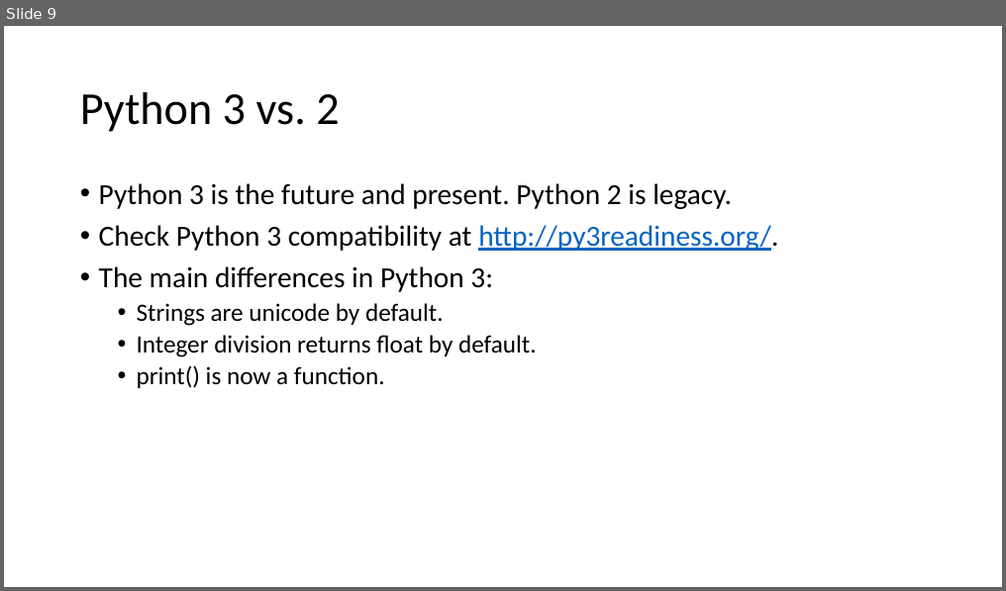
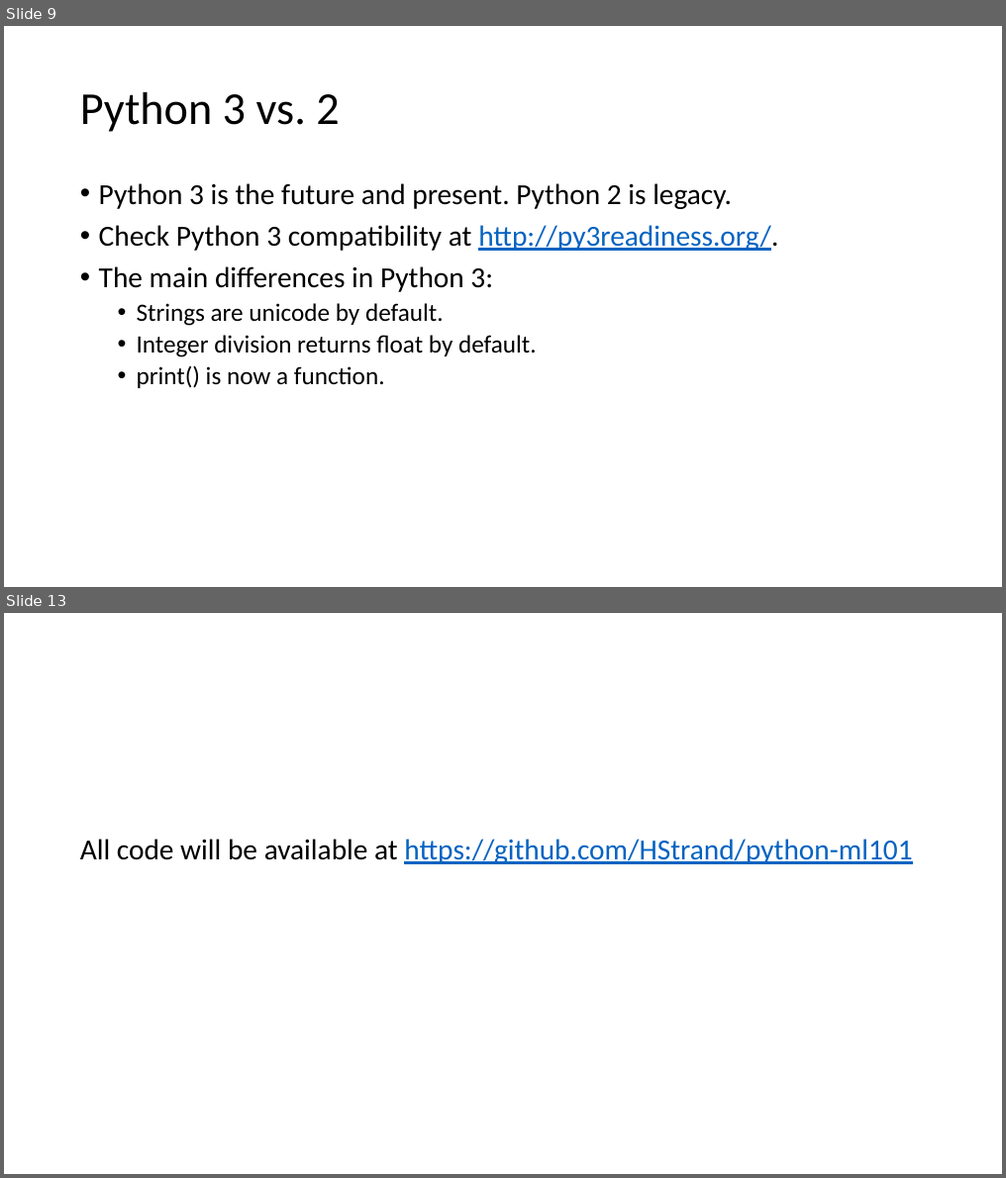
Before and after one commit to HStrand/python-ml101, a slide deck: Python course presentation 18 Dec 2017.pptx. Shown one above the other, each under a label of ours: slide 9 before the commit, slides 9 and 13 after it; the slides between them are not shown. The pictures are 1006x591 and 1006x1178 pixels, drawn with LibreOffice and Linux fonts; fonts in the diff are those of the drawing. Boxes give left, top, right and bottom in pixels: in the first picture for what was removed or moved away, otherwise in the second. Text is boxed around its words. In the diff, an @@ line names an element or a change of style, - is before the commit and + after.

```diff
--- a/Python course presentation 18 Dec 2017.pptx
+++ b/Python course presentation 18 Dec 2017.pptx
@@ slide 13 added at box(4, 613, 1002, 1174), background #FFFFFF @@
@@ text added at box(80, 839, 912, 864), 28 pt, text #0563C1, underline @@
+All code will be available at https://github.com/HStrand/python-ml101
```
Also in this commit, not shown: 4 slides changed, 12 other slides added, 6 other files.
